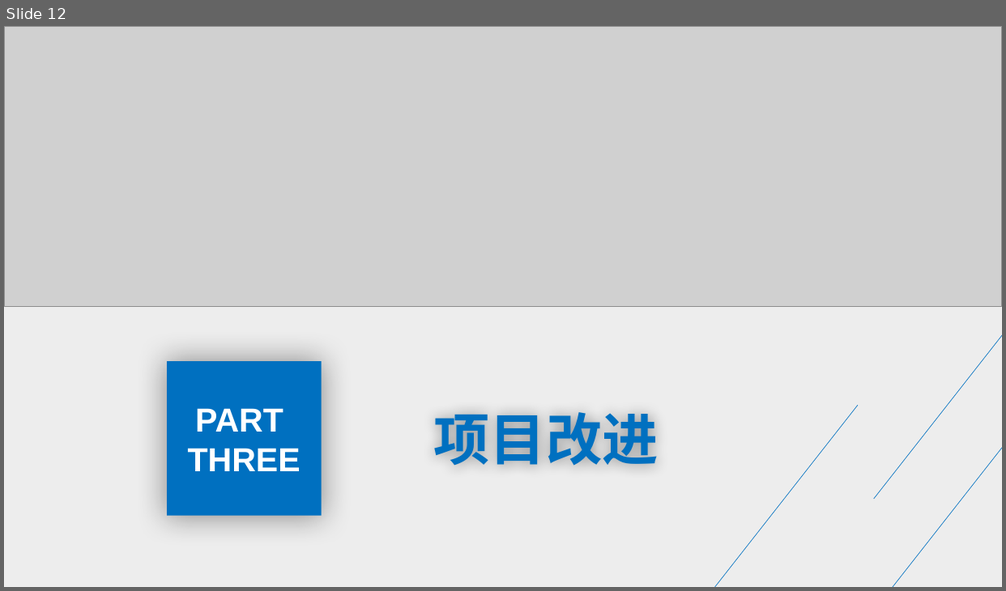
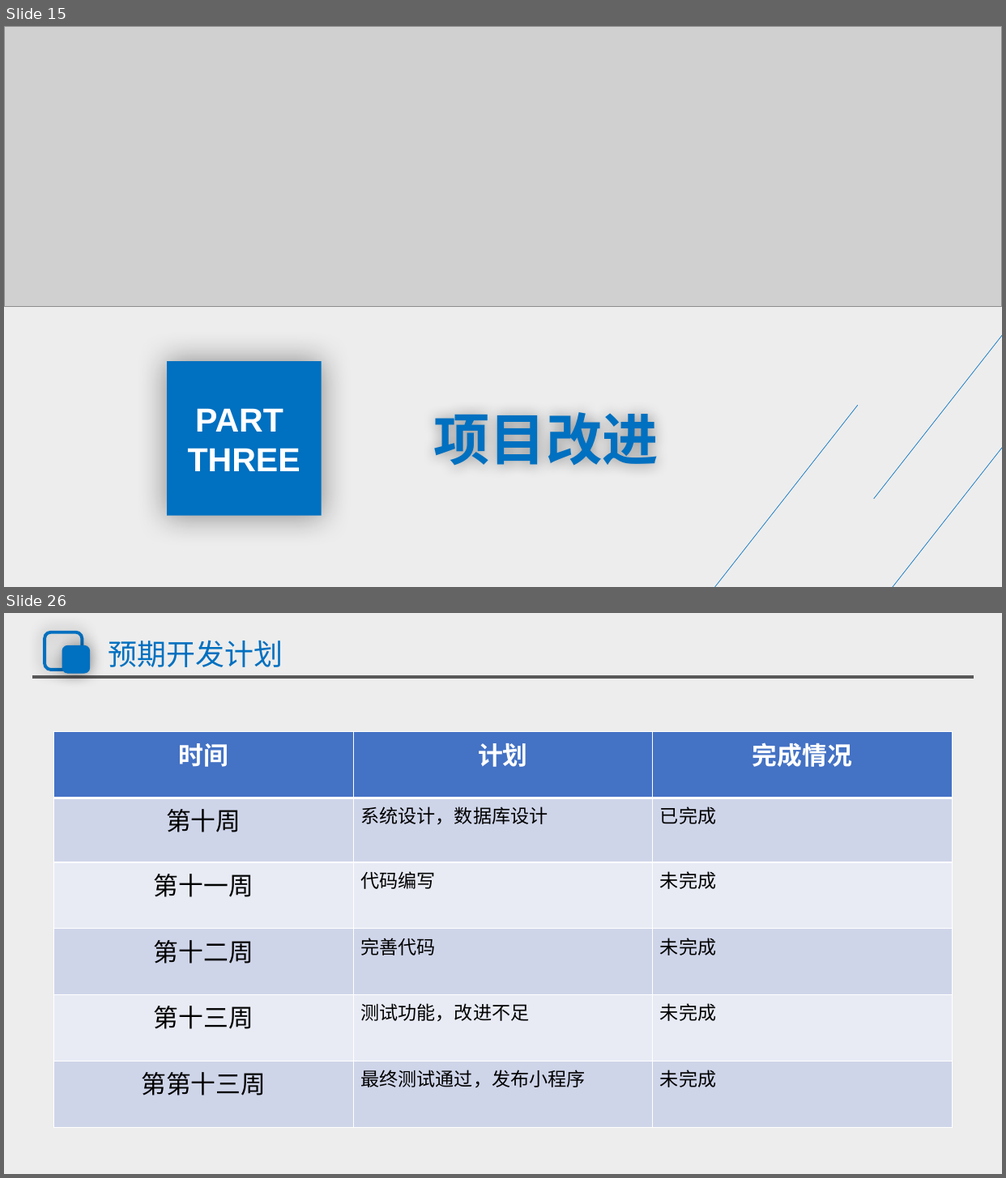
Before and after one commit to group21-sudo/practice_project, a slide deck: 座位检测预约系统_系统设计和数据库设计答辩.pptx. Shown one above the other, each under a label of ours: slide 12 before the commit, slides 15 and 26 after it; the slides between them are not shown. The pictures are 1006x591 and 1006x1178 pixels, drawn with LibreOffice and Linux fonts; fonts in the diff are those of the drawing; grey boxes stand for pictures. Boxes give left, top, right and bottom in pixels: in the first picture for what was removed or moved away, otherwise in the second. Text is boxed around its words. In the diff, an @@ line names an element or a change of style, - is before the commit and + after.

```diff
--- a/座位检测预约系统_系统设计和数据库设计答辩.pptx
+++ b/座位检测预约系统_系统设计和数据库设计答辩.pptx
@@ slide 26 added at (x1=4, y1=613, x2=1002, y2=1174), background #FFFFFF; not listed: 1 template element that a slide beside it also shows @@
@@ rounded rectangle added at (x1=44, y1=632, x2=82, y2=670), outline #0070C0 3 pt @@
@@ rounded rectangle added at (x1=64, y1=647, x2=88, y2=671), fill #0070C0, outline #0070C0 3 pt @@
@@ title added at (x1=108, y1=640, x2=283, y2=667), 28 pt, text #0070C0 @@
+预期开发计划
@@ line added from (32, 677) to (974, 677), #595959 3 pt @@
@@ table added at (x1=54, y1=732, x2=953, y2=1127), 6 rows, 3 columns @@
+时间 | 计划 | 完成情况
+第十周 | 系统设计，数据库设计 | 已完成
+第十一周 | 代码编写 | 未完成
+第十二周 | 完善代码 | 未完成
+第十三周 | 测试功能，改进不足 | 未完成
+第第十三周 | 最终测试通过，发布小程序 | 未完成
@@ what was slide 12 is now slide 15 @@
```
Also in this commit, not shown: 10 slides changed, 13 other slides added, 8 slides removed, 1 other file.
